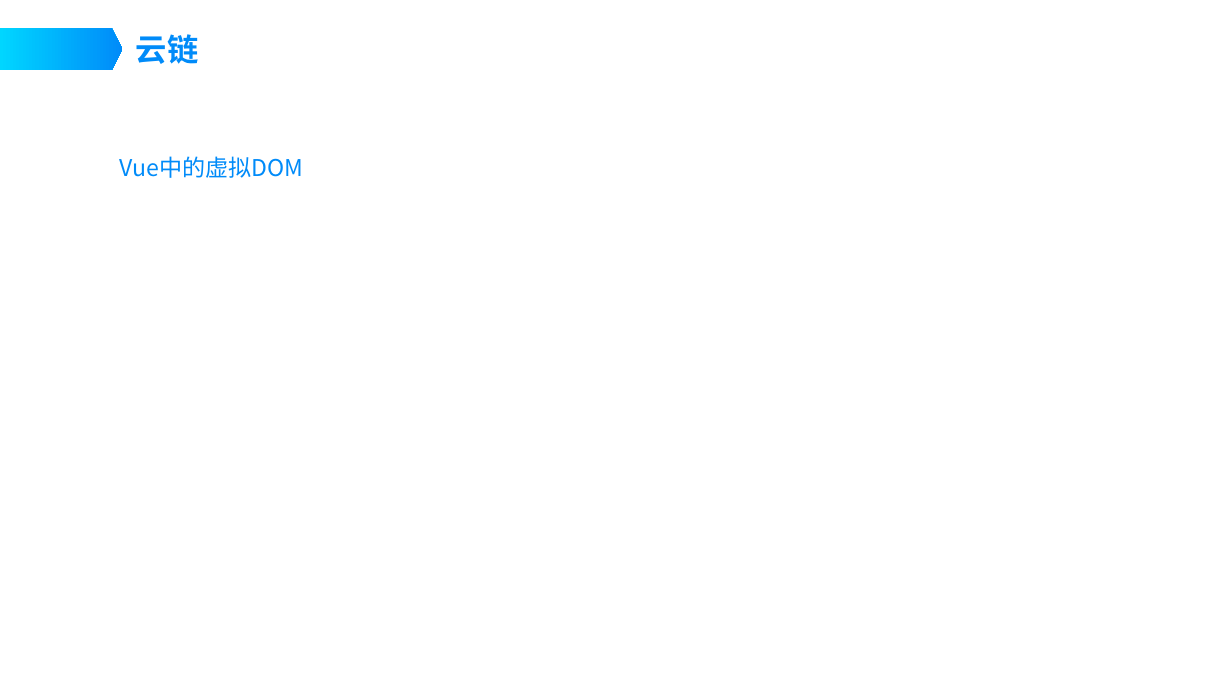
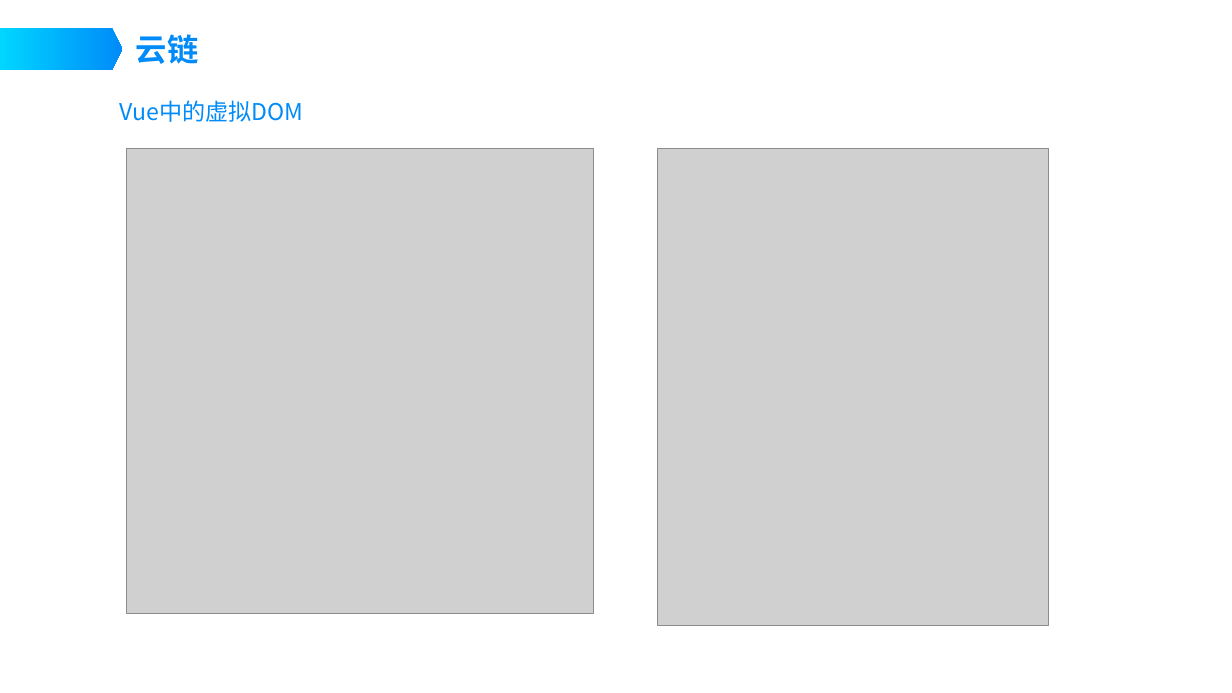
Before and after one commit to liubei90/vdom-ppt, a slide deck: slide 13 of vdom.pptx (slide 12 before the commit). Drawn at 1232x693 pixels with LibreOffice and Linux fonts; fonts in the diff are those of the drawing; grey boxes stand for pictures; background and template pictures are left out. Boxes give left, top, right and bottom in pixels: in the first picture for what was removed or moved away, otherwise in the second. Text is boxed around its words. In the diff, an @@ line names an element or a change of style, - is before the commit and + after.

```diff
--- a/vdom.pptx
+++ b/vdom.pptx
@@ text "Vue中的虚拟DOM": place and size @@
-text "Vue中的虚拟DOM" at <box>120,156,303,178</box>
+text "Vue中的虚拟DOM" at <box>120,100,303,122</box>
@@ picture added at <box>127,149,593,614</box> @@
@@ picture added at <box>658,149,1049,626</box> @@
```
Also in this commit, not shown: 2 slides added.
